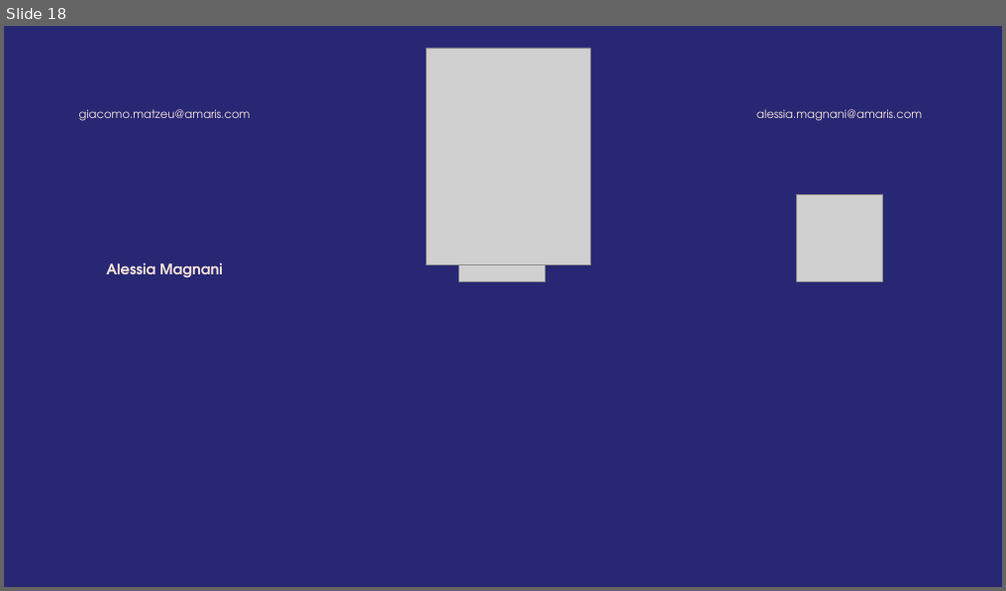
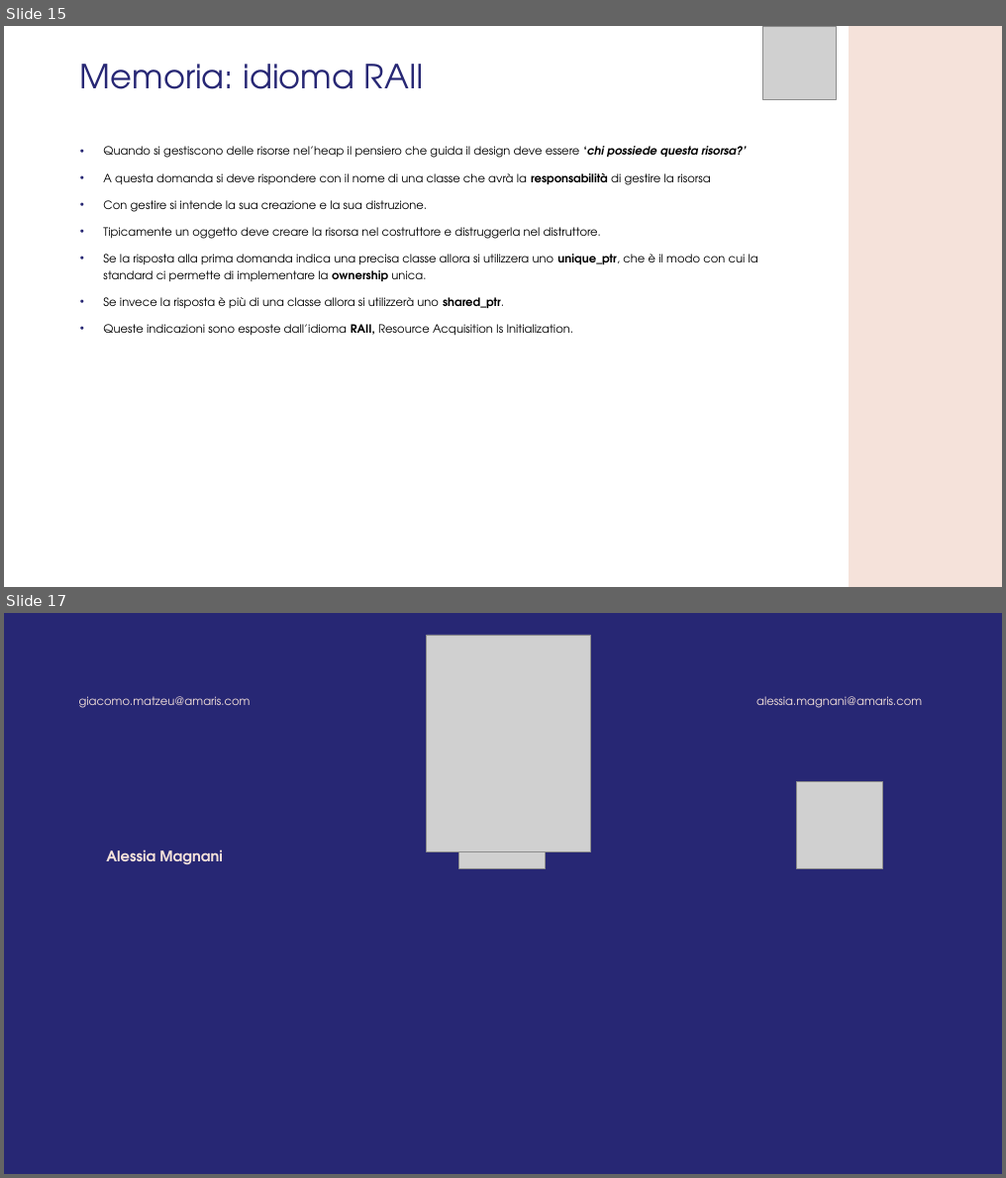
Before and after one commit to GMATZEU42/WS, a slide deck: WS03/WS_3.odp. Shown one above the other, each under a label of ours: slide 18 before the commit, slides 15 and 17 after it; the slides between them are not shown. The pictures are 1006x591 and 1006x1178 pixels, drawn with LibreOffice and Linux fonts; fonts in the diff are those of the drawing; grey boxes stand for pictures; background and template pictures are left out. Boxes give left, top, right and bottom in pixels: in the first picture for what was removed or moved away, otherwise in the second. Text is boxed around its words. In the diff, an @@ line names an element or a change of style, - is before the commit and + after.

```diff
--- a/WS03/WS_3.odp
+++ b/WS03/WS_3.odp
@@ slide 15 added at (4,26,1002,587), background #FFFFFF @@
@@ picture added at (762,26,837,100) @@
@@ freeform shape added at (848,26,1002,587), fill #F5E2DA @@
@@ title added at (80,64,424,89), 32 pt, text #272774 @@
+Memoria: idioma RAII
@@ text added at (103,146,758,336), 11 pt, text #000000 @@
+• Quando si gestiscono delle risorse nel’heap il pensiero che guida il design deve essere ‘chi possiede questa risorsa?’
+• A questa domanda si deve rispondere con il nome di una classe che avrà la responsabilità di gestire la risorsa
+• Con gestire si intende la sua creazione e la sua distruzione.
+• Tipicamente un oggetto deve creare la risorsa nel costruttore e distruggerla nel distruttore.
+• Se la risposta alla prima domanda indica una precisa classe allora si utilizzera uno unique_ptr, che è il modo con cui la standard ci permette di implementare la ownership unica.
+• Se invece la risposta è più di una classe allora si utilizzerà uno shared_ptr.
+• Queste indicazioni sono esposte dall’idioma RAII, Resource Acquisition Is Initialization.
@@ what was slide 18 is now slide 17 @@
```
Also in this commit, not shown: 1 slide changed, 12 other slides added, 14 slides removed, 2 other files.
